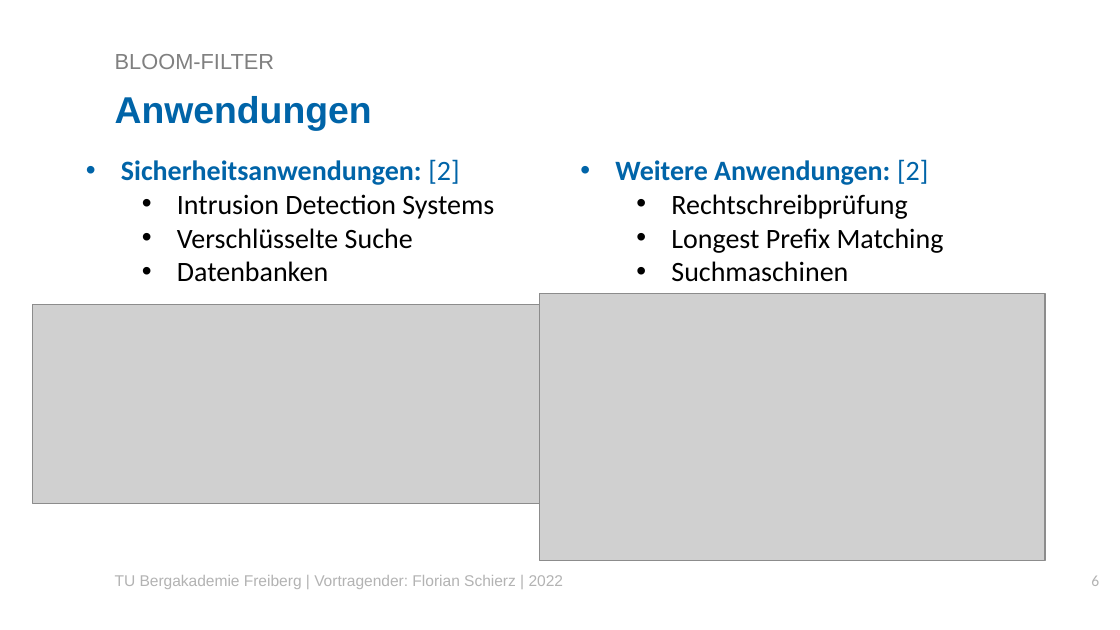
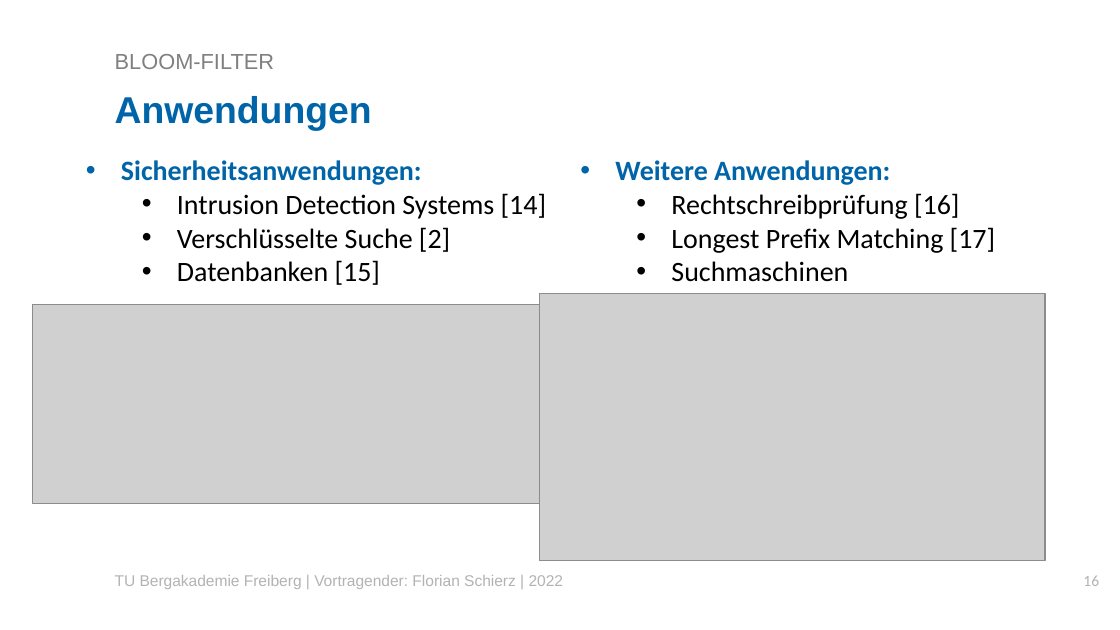
Before and after one commit to Florian2501/Seminar, a slide deck: slide 16 of Vorträge/VortragFlorianSchierzBloomfilter.pptx (slide 6 before the commit). Drawn at 1120x630 pixels with LibreOffice and Linux fonts; fonts in the diff are those of the drawing; grey boxes stand for pictures; background and template pictures are left out. Boxes give left, top, right and bottom in pixels: in the first picture for what was removed or moved away, otherwise in the second. Text is boxed around its words. In the diff, an @@ line names an element or a change of style, - is before the commit and + after.

Commit message:
Add Quellen in Vortrag für Anwendungen

```diff
--- a/Vorträge/VortragFlorianSchierzBloomfilter.pptx
+++ b/Vorträge/VortragFlorianSchierzBloomfilter.pptx
@@ text at [121,160,546,285]: text changed @@
-• Sicherheitsanwendungen: [2]
-  • Intrusion Detection Systems
-  • Verschlüsselte Suche
-  • Datenbanken
+• Sicherheitsanwendungen:
+  • Intrusion Detection Systems [14]
+  • Verschlüsselte Suche [2]
+  • Datenbanken [15]
@@ text at [615,160,995,253]: text changed @@
-• Weitere Anwendungen: [2]
-  • Rechtschreibprüfung
-  • Longest Prefix Matching
+• Weitere Anwendungen:
+  • Rechtschreibprüfung [16]
+  • Longest Prefix Matching [17]
@@ page number at [1083,576,1099,586]: text changed @@
-6
+16
```
Also in this commit, not shown: 8 other slides changed, 3 slides added, 10 other files.
